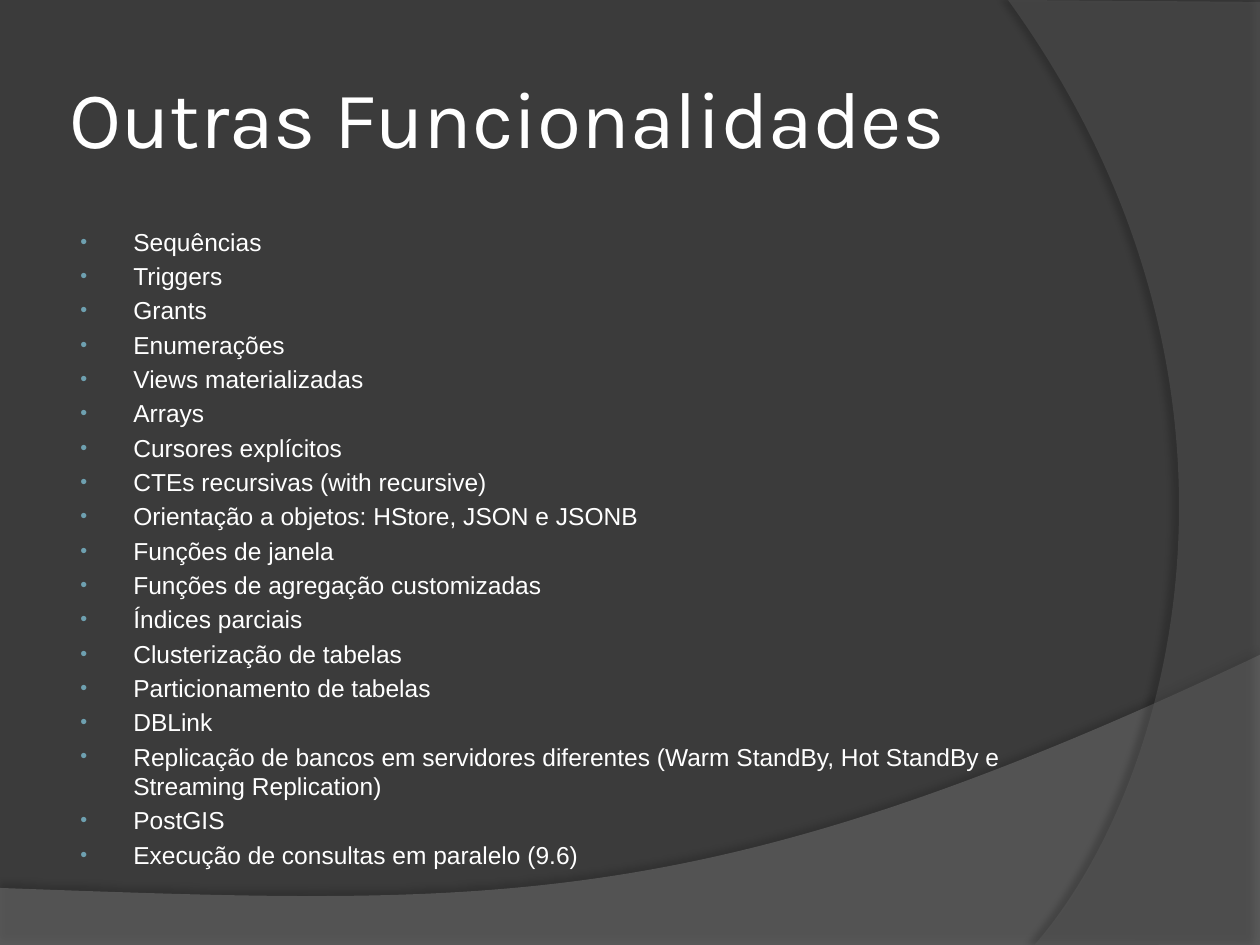
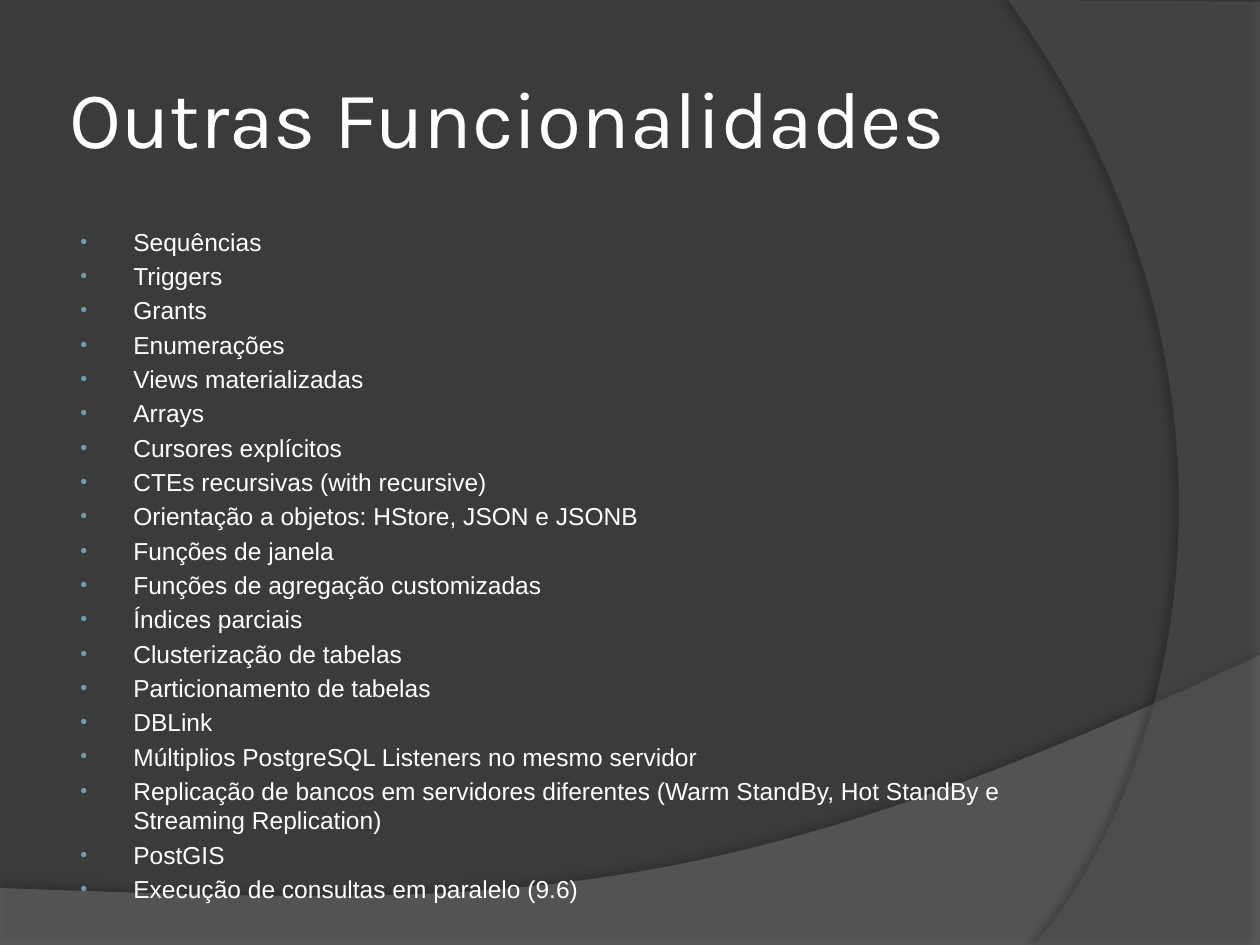
Before and after one commit to wind39/wind39.github.io, a slide deck: slide 59 of curso/modulo3capitulo5.pptx. Drawn at 1260x945 pixels with LibreOffice and Linux fonts; fonts in the diff are those of the drawing. Boxes give left, top, right and bottom in pixels: in the first picture for what was removed or moved away, otherwise in the second. Text is boxed around its words. In the diff, an @@ line names an element or a change of style, - is before the commit and + after.

```diff
--- a/curso/modulo3capitulo5.pptx
+++ b/curso/modulo3capitulo5.pptx
@@ text at box(133, 748, 697, 771): paragraph added @@
+• Múltiplios PostgreSQL Listeners no mesmo servidor
```
Also in this commit, not shown: 7 other files.
